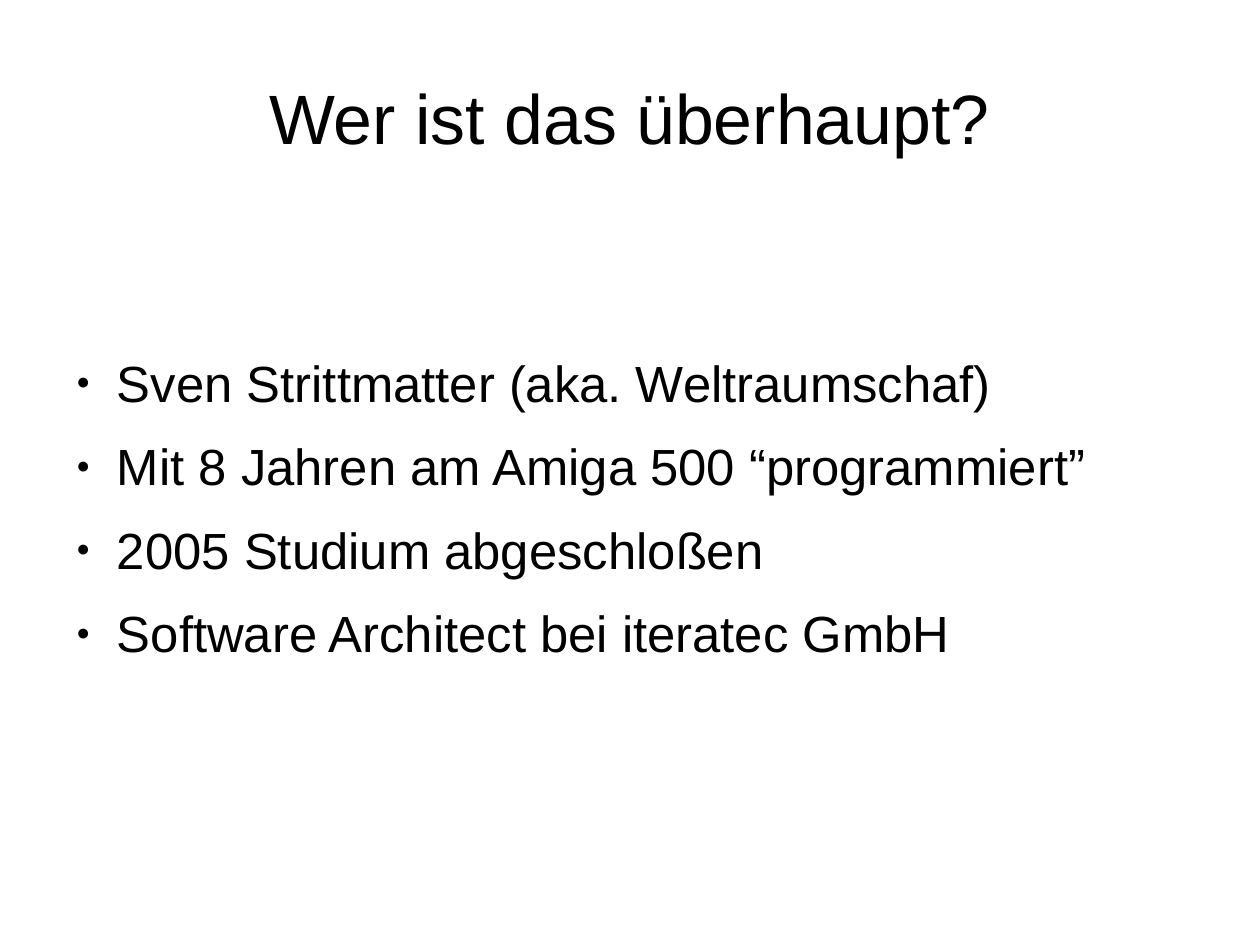
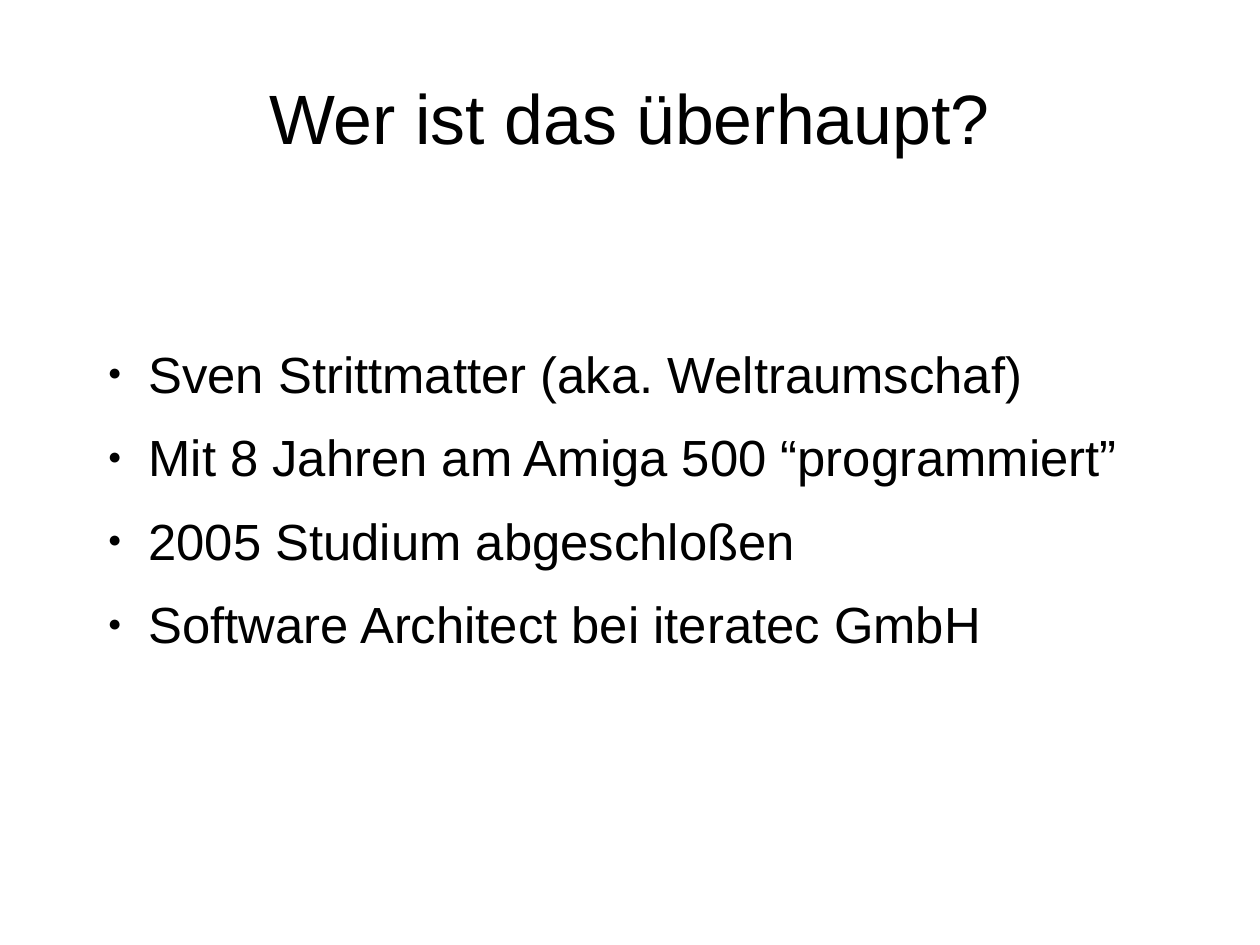
Before and after one commit to Weltraumschaf/Slides, a slide deck: slide 4 of CleanCode/Clean_Code.odp. Drawn at 1260x945 pixels with LibreOffice and Linux fonts; fonts in the diff are those of the drawing. Boxes give left, top, right and bottom in pixels: in the first picture for what was removed or moved away, otherwise in the second. Text is boxed around its words. In the diff, an @@ line names an element or a change of style, - is before the commit and + after.

```diff
--- a/CleanCode/Clean_Code.odp
+++ b/CleanCode/Clean_Code.odp
@@ text "Sven Strittmatter (aka. Weltraumschaf)": place and size @@
-text "Sven Strittmatter (aka. Weltraumschaf)" at [117, 365, 1085, 653]
+text "Sven Strittmatter (aka. Weltraumschaf)" at [148, 356, 1117, 644]
```
Also in this commit, not shown: 7 other slides changed, 1 other file.
